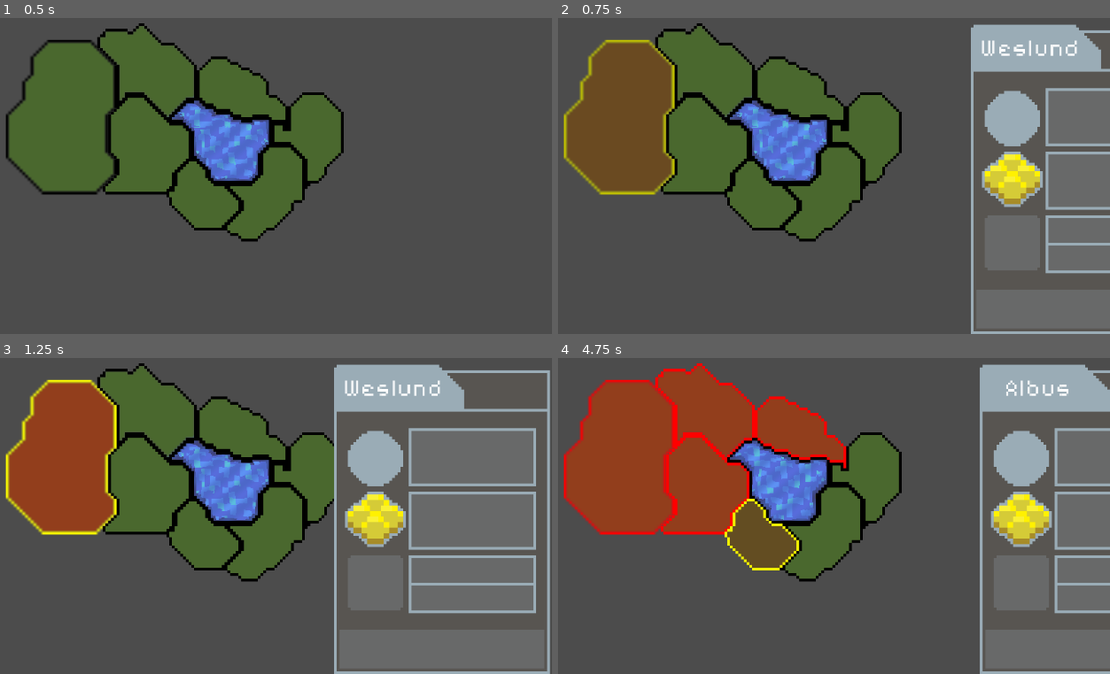
Above: before the commit, frames 1-4 (two rows, left to right).
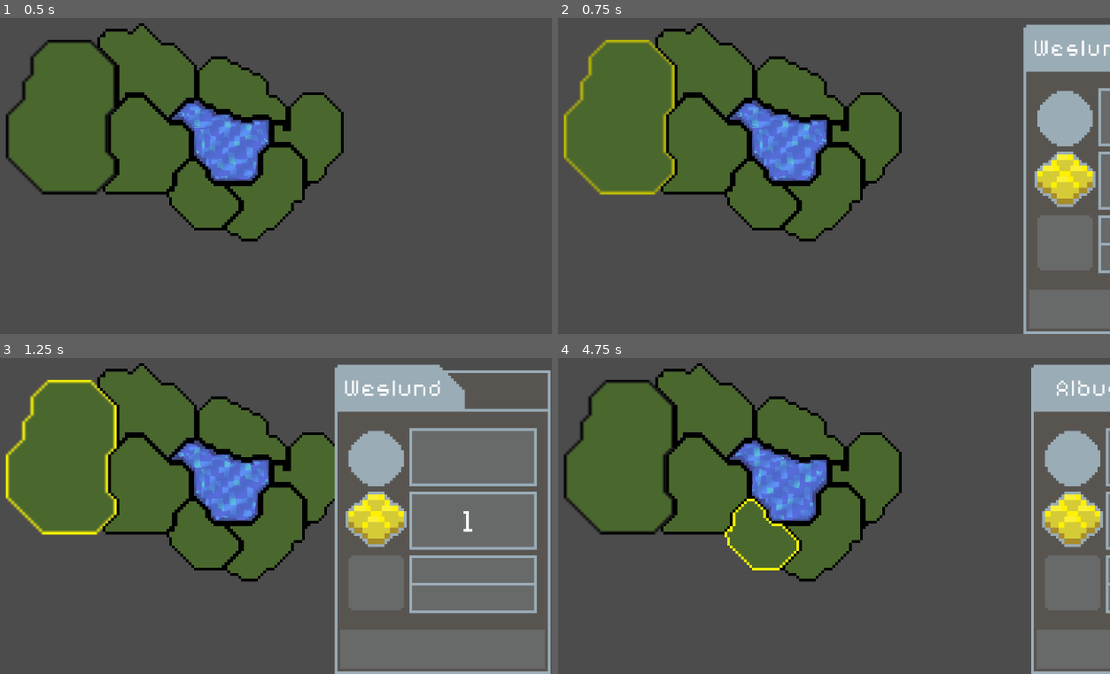
Above: after the commit, the same moments.

Repository: Raelr/StrategyGame
Game: Godot game, scene res://Scenes/World.tscn
The game is run twice, just before and just after one commit, with the same random seed, the same clock (stepped at 60 frames per second) and the same inputs.
Inputs (mouse positions are in pixels of both pictures, inside the frame that each line leads up to):
- Up to frame 1 (0.5 s): no input
- Up to frame 2 (0.75 s): tap Enter at 0.5 s; move the mouse to (618, 115) at 0.52 s; press the mouse at (618, 115) at 0.53 s
- Up to frame 3 (1.25 s): right-click (60, 455) at 0.8 s
- Up to frame 4 (4.75 s): move the mouse to (922, 534) at 1.27 s; release the mouse at (922, 534) at 1.28 s; right-click (922, 534) at 1.35 s; click (922, 534) at 1.55 s; tap Space at 2, 4.25 s; move the mouse to (707, 484) at 2.02 s; press the mouse at (707, 484) at 2.03 s; right-click (707, 484) at 2.3 s; tap Enter at 2.75 s; move the mouse to (707, 411) at 2.77 s; release the mouse at (707, 411) at 2.78 s; right-click (707, 411) at 2.85 s; click (707, 411) at 3.05 s; move the mouse to (800, 430) at 3.52 s; press the mouse at (800, 430) at 3.53 s; right-click (800, 430) at 3.8 s; move the mouse to (762, 534) at 4.27 s; release the mouse at (762, 534) at 4.28 s; right-click (762, 534) at 4.35 s; click (762, 534) at 4.55 s

Frame 1 is identical in both runs. In frame 2, 18% of the frame differs, in the area x 1-100%, y 1-100%; in frame 3, 8.9%; in frame 4, 30%, in the area x 0-100%, y 1-100%.

Commit message:
Added the wealth attribute. Also removed the region color changes when region is clicked.

Diff:
--- a/Scenes/RegionPanel.tscn
+++ b/Scenes/RegionPanel.tscn
@@ -3,10 +3,6 @@
 [ext_resource path="res://Sprites/RegionPanel.png" type="Texture" id=1]
 [ext_resource path="res://fonts/00TT.TTF" type="DynamicFontData" id=2]
 [ext_resource path="res://Scripts/RegionPanel.gd" type="Script" id=3]
-
-[sub_resource type="DynamicFont" id=1]
-size = 11
-font_data = ExtResource( 2 )
 
 [sub_resource type="Animation" id=2]
 resource_name = "activated"
@@ -18,7 +14,7 @@
 tracks/0/enabled = true
 tracks/0/keys = {
 "times": PoolRealArray( 0, 0.5 ),
-"transitions": PoolRealArray( 0.5, 0.5 ),
+"transitions": PoolRealArray( 1, 0.5 ),
 "update": 0,
 "values": [ Vector2( -0.162323, 0 ), Vector2( -79.1287, 0 ) ]
 }
@@ -30,9 +26,21 @@
 tracks/1/enabled = true
 tracks/1/keys = {
 "times": PoolRealArray( 0, 0.5 ),
-"transitions": PoolRealArray( -2, -2 ),
+"transitions": PoolRealArray( 1, -2 ),
 "update": 0,
 "values": [ 0.0, 0.0 ]
+}
+tracks/2/type = "value"
+tracks/2/path = NodePath("CanvasLayer:offset")
+tracks/2/interp = 1
+tracks/2/loop_wrap = true
+tracks/2/imported = false
+tracks/2/enabled = true
+tracks/2/keys = {
+"times": PoolRealArray(  ),
+"transitions": PoolRealArray(  ),
+"update": 0,
+"values": [  ]
 }
 
 [sub_resource type="Animation" id=4]
@@ -79,12 +87,23 @@
 [sub_resource type="Animation" id=3]
 resource_name = "idle"
 
-[node name="Panel" type="Node2D"]
+[sub_resource type="DynamicFont" id=1]
+size = 11
+font_data = ExtResource( 2 )
+
+[node name="Node2D" type="Node2D"]
 script = ExtResource( 3 )
 
 [node name="RegionPanel" type="Sprite" parent="."]
 position = Vector2( -0.162323, 0 )
 texture = ExtResource( 1 )
+script = ExtResource( 3 )
+
+[node name="AnimationPlayer" type="AnimationPlayer" parent="RegionPanel"]
+method_call_mode = 1
+anims/activated = SubResource( 2 )
+anims/deactivated = SubResource( 4 )
+anims/idle = SubResource( 3 )
 
 [node name="NameText" type="Label" parent="RegionPanel"]
 margin_left = -38.8083
@@ -101,8 +120,17 @@
 "_edit_use_anchors_": false
 }
 
-[node name="AnimationPlayer" type="AnimationPlayer" parent="RegionPanel"]
-method_call_mode = 1
-anims/activated = SubResource( 2 )
-anims/deactivated = SubResource( 4 )
-anims/idle = SubResource( 3 )
+[node name="WealthText" type="Label" parent="RegionPanel"]
+margin_left = 0.0385514
+margin_top = -4.0
+margin_right = 19.0386
+margin_bottom = 6.0
+grow_vertical = 2
+rect_scale = Vector2( 1.07006, 1.07006 )
+custom_fonts/font = SubResource( 1 )
+text = "1"
+align = 1
+autowrap = true
+__meta__ = {
+"_edit_use_anchors_": false
+}
--- a/Scenes/World.tscn
+++ b/Scenes/World.tscn
@@ -50,6 +50,7 @@
 occupied_color = Color( 0, 0, 0, 0 )
 change_duration = 2.0
 region_name = "Weslund"
+wealth = 1
 
 [node name="Details" parent="WestRegion" index="0"]
 texture = ExtResource( 2 )
@@ -75,7 +76,8 @@
 region_overlay = ExtResource( 7 )
 occupied_color = Color( 0, 0, 0, 0 )
 change_duration = 2.0
-region_name = "Asosia"
+region_name = "Ososia"
+wealth = 2
 
 [node name="Details" parent="SouthRegion" index="0"]
 texture = ExtResource( 6 )
@@ -99,6 +101,7 @@
 occupied_color = Color( 0, 0, 0, 0 )
 change_duration = 2.0
 region_name = "Emyndur"
+wealth = 1
 
 [node name="Details" parent="NorthRegion" index="0"]
 position = Vector2( -0.339638, -0.123505 )
@@ -123,6 +126,7 @@
 occupied_color = Color( 0, 0, 0, 0 )
 change_duration = 2.0
 region_name = "Tuzari"
+wealth = 3
 
 [node name="Details" parent="EastRegion" index="0"]
 texture = ExtResource( 13 )
@@ -148,6 +152,7 @@
 occupied_color = Color( 0, 0, 0, 0 )
 change_duration = 2.0
 region_name = "Albus"
+wealth = 2
 
 [node name="Details" parent="SouthLakeRegion" index="0"]
 texture = ExtResource( 17 )
@@ -171,6 +176,7 @@
 occupied_color = Color( 0, 0, 0, 0 )
 change_duration = 2.0
 region_name = "Duvej"
+wealth = 4
 
 [node name="Details" parent="SouthEastLakeRegion" index="0"]
 texture = ExtResource( 21 )
@@ -194,6 +200,7 @@
 occupied_color = Color( 0, 0, 0, 0 )
 change_duration = 2.0
 region_name = "Pietro"
+wealth = 1
 
 [node name="Details" parent="EastLakeRegion" index="0"]
 texture = ExtResource( 22 )
@@ -219,9 +226,11 @@
 current = true
 zoom = Vector2( 0.25, 0.25 )
 
-[node name="RegionPanel" parent="." instance=ExtResource( 25 )]
-visible = false
-position = Vector2( 666.718, 303.708 )
+[node name="CanvasLayer" type="CanvasLayer" parent="."]
+follow_viewport_enable = true
+
+[node name="RegionPanel" parent="CanvasLayer" instance=ExtResource( 25 )]
+position = Vector2( 666.793, 303.72 )
 
 [editable path="Water"]
 
--- a/Scripts/Region.gd
+++ b/Scripts/Region.gd
@@ -1,12 +1,18 @@
 tool
 extends Node2D
+
+# Configuration Variables
 export (Texture) var region_details
 export (Texture) var region_outline
 export (Texture) var region_overlay
 export (bool) var update
 export (Color) var occupied_color
 export (float) var change_duration
+
+# Region Variables
 export (String) var region_name
+export (int) var wealth
+
 onready var outline_color = Color(0,0,0,1)
 var elapsed = 0.0
 
@@ -19,11 +25,9 @@
 			update = true
 			elapsed = 0.0
 			if Input.is_action_pressed("lmb"):
-				get_parent().populate_ui(region_name)
-				occupied_color = Color(1, 0, 0, 0.4)
+				get_parent().populate_ui(region_name, wealth)
 			elif Input.is_action_pressed("rmb"):
 				get_parent().disable_region_ui()
-				occupied_color = Color(0, 0, 0, 0)
 
 func _process(delta):
 	if update:
--- a/Scripts/RegionPanel.gd
+++ b/Scripts/RegionPanel.gd
@@ -2,8 +2,9 @@
 
 var is_activated = false
 
-func update_panel(regionName):
+func update_panel(regionName, wealth):
 	$RegionPanel/NameText.text = regionName
+	$RegionPanel/WealthText.text = str(wealth)
 	if not is_activated:
 		set_visible(true)
 		$RegionPanel/AnimationPlayer.current_animation = "activated"
@@ -18,4 +19,3 @@
 
 func set_visible(state):
 	visible = state
-	print(state)
--- a/Scripts/WorldManager.gd
+++ b/Scripts/WorldManager.gd
@@ -1,7 +1,7 @@
 extends Node2D
 
 func disable_region_ui():
-	$RegionPanel.deactivate_panel()
+	$CanvasLayer/RegionPanel.deactivate_panel()
 
-func populate_ui(region_name):
-	$RegionPanel.update_panel(region_name)
+func populate_ui(region_name, wealth):
+	$CanvasLayer/RegionPanel.update_panel(region_name, wealth)
